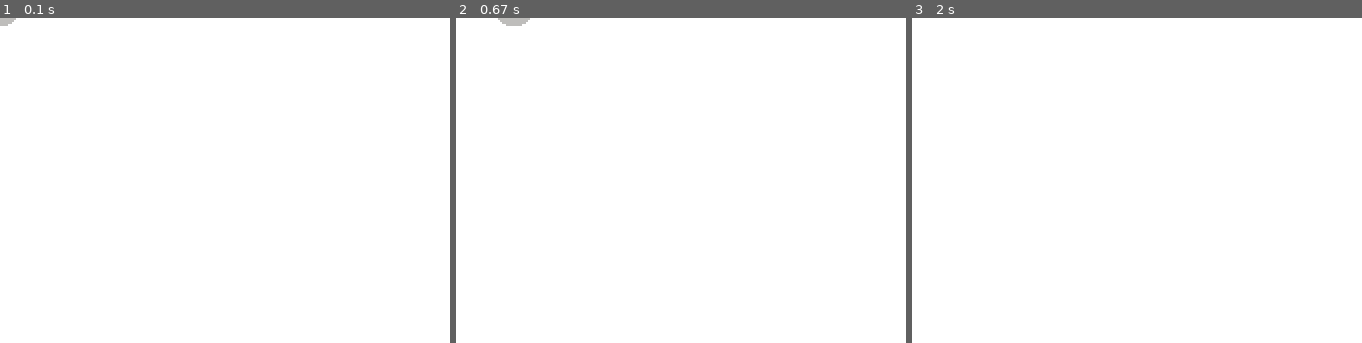
Above: before the commit, frames 1-3 (left to right).
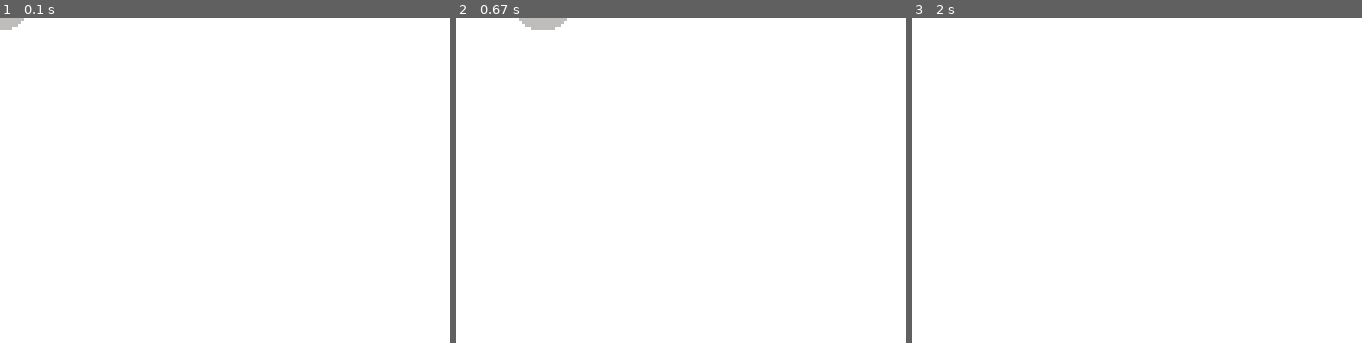
Above: after the commit, the same moments.

Repository: shaurya-sharma-dev/pygame-topdownengine
Game: pygame game, started from examples/basic_usage.py
Same seed, same stepped clock (60 frames per second), same inputs: the game is played once before the commit and once after it.
Inputs:
- Up to frame 1 (0.1 s): no input
- Up to frame 2 (0.67 s): hold D from 0.33 s (still down)
- Up to frame 3 (2 s): release D at 0.8 s; hold W 0.83-1.13 s
The pictures show only the part of the screen within x 0-50%, y 0-50%; the shares and areas given below are measured in that part.

The runs differ from the first frame. In frame 1, less than 0.1% of the frame differs, in the area x 0-6%, y 0-4%; in frame 2, 0.4%, in the area x 9-25%, y 0-4%; in frame 3, nothing differs.

Commit message:
Change basic usage example scale from 2 to 3.
Signed-off-by: Shaurya Sharma 65916881+shaurya-sharma-dev@users.noreply.github.com

Diff:
--- a/examples/basic_usage.py
+++ b/examples/basic_usage.py
@@ -23,8 +23,8 @@
 # Add it to the game object group
 game.game_object_group.add(game_object)
 
-# Rescale GameObjects to have a SCALE of 2 (this makes them more visible)
-tde.GameObject.set_scale(2, game)
+# Rescale GameObjects to have a SCALE of 3 (this makes them more visible)
+tde.GameObject.set_scale(3, game)
 
 # Run the game
 game.run()
